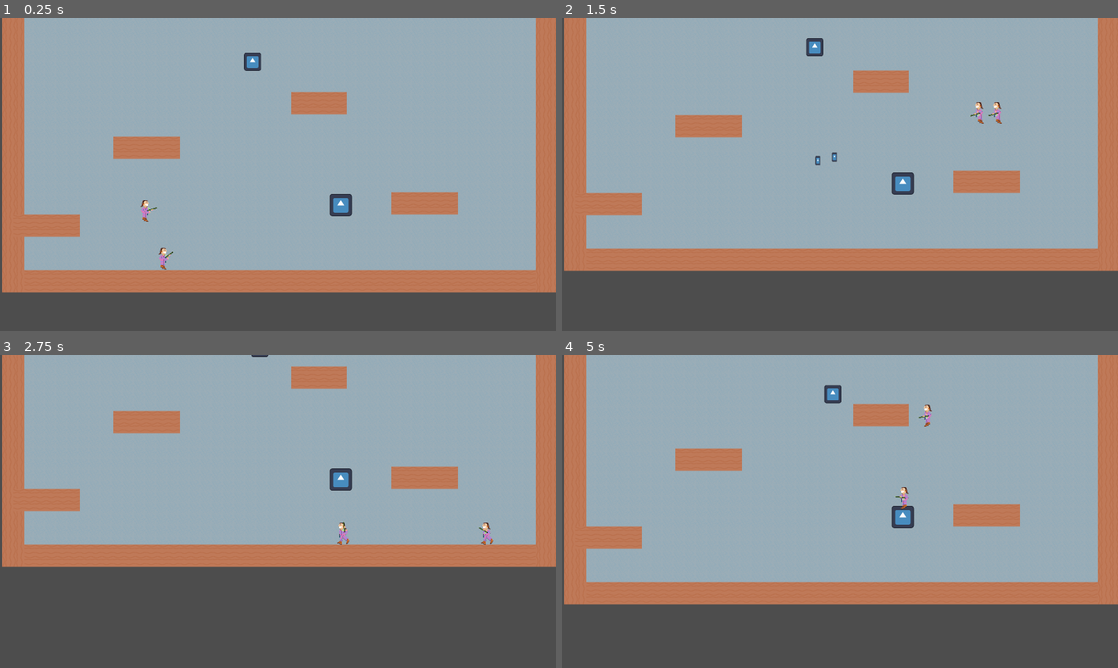
Above: before the commit, frames 1-4 (two rows, left to right).
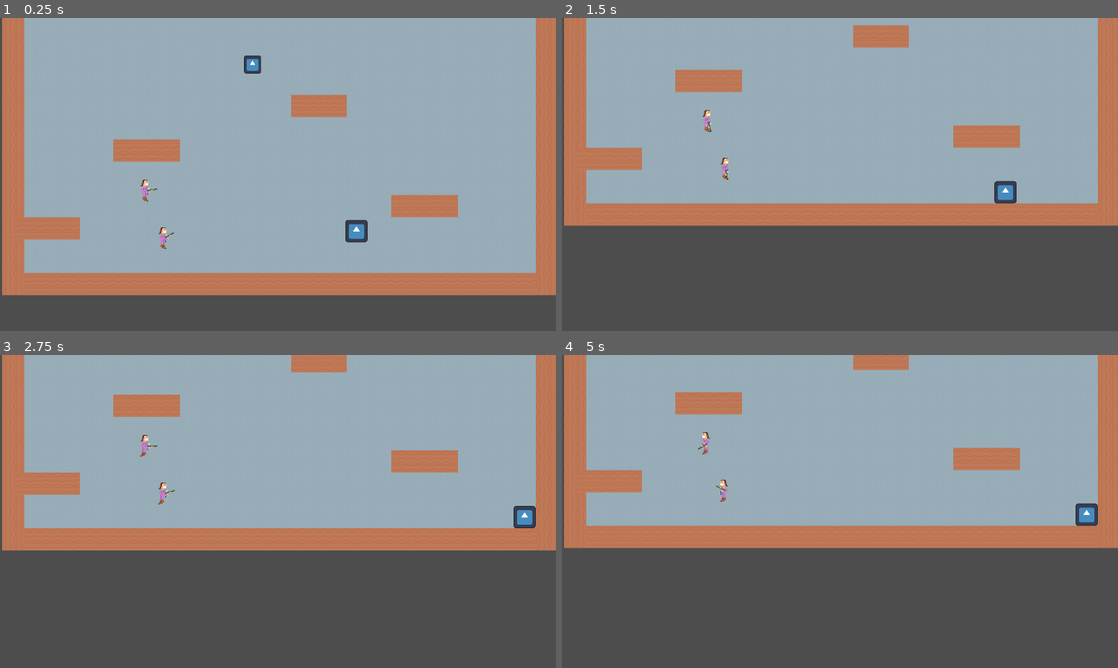
Above: after the commit, the same moments.

Repository: deruitda/ludum-dare-56
Game: Godot game, scene res://andrew_scene.tscn
Two runs of this game, one before a commit and one after it. Both use one fixed random seed, a clock stepped at 60 frames per second and the inputs below. This scene is started directly instead of the project's main scene. The engine's default icon, where the game draws it, is replaced by a stand-in: a white triangle on a blue panel in a dark square.
Inputs (mouse positions are in pixels of both pictures, inside the frame that each line leads up to):
- Up to frame 1 (0.25 s): no input
- Up to frame 2 (1.5 s): move the mouse to (962, 158) at 0.52 s; hold D (move_right) from 0.53 s (still down); click (962, 158) at 0.6 s; tap Space (jump) at 0.77 s; move the mouse to (728, 190) at 1.27 s; click (728, 190) at 1.35 s
- Up to frame 3 (2.75 s): tap Space (jump) at 1.52 s; move the mouse to (333, 442) at 2.02 s; release D (move_right) at 2.03 s; hold A (move_left) from 2.03 s (still down); click (333, 442) at 2.1 s
- Up to frame 4 (5 s): move the mouse to (812, 574) at 2.77 s; release A (move_left) at 2.78 s; hold D (move_right) 2.78-4.28 s; click (812, 574) at 2.85 s; tap Space (jump) at 3.02, 3.77, 4.52 s; move the mouse to (1006, 558) at 3.52 s; click (1006, 558) at 3.6 s; move the mouse to (673, 464) at 4.27 s; hold A (move_left) from 4.28 s (still down); click (673, 464) at 4.35 s

The runs differ from the first frame. In frame 1, 4.1% of the frame differs, in the area x 0-100%, y 11-89%; in frame 2, 28%; in frame 3, 16%; in frame 4, 30%, in the area x 0-100%, y 0-80%.
Error before the commit: Parse Error: Too few arguments for "apply_run()" call. Expected at least 2 but received 1. (res://scenes/enemies/termite_larvae.gd:27)
Error after the commit: Invalid call. Nonexistent function 'do_move' in base 'Node (VelocityComponent)'. (res://scenes/player/player.gd:104)

Commit message:
adding rigid body and character

Diff:
--- a/scenes/enemies/termite_larvae.gd
+++ b/scenes/enemies/termite_larvae.gd
@@ -24,7 +24,7 @@
 
 	if is_on_wall() and is_on_floor():
 		toggle_current_direction()
-	velocity_component.apply_run(current_direction)
+	velocity_component.apply_run(current_direction, delta)
 	velocity_component.do_character_move(self)
 
 	pass
--- a/scenes/entity_composition/velocity_component.gd
+++ b/scenes/entity_composition/velocity_component.gd
@@ -62,8 +62,9 @@
 	character_body.velocity = velocity
 	character_body.move_and_slide()
 
-func do_area_move(area: Area2D):
-	area.position = area.position + velocity
+func do_rigid_body_move(rigid_body: RigidBody2D):
+	rigid_body.velocity = velocity
+	rigid_body.move_and_slide()
 
 func apply_fly(direction: Vector2) -> void:
 	velocity = direction * fly_speed
--- a/scenes/player/player.gd
+++ b/scenes/player/player.gd
@@ -101,7 +101,7 @@
 	elif is_idle:
 		velocity_component.apply_idle(delta)
 
-	velocity_component.do_character_move(self)
+	velocity_component.do_move(self)
 
 
 
--- a/scenes/player/player.tscn
+++ b/scenes/player/player.tscn
@@ -374,6 +374,7 @@
 platform_floor_layers = 4294967294
 platform_wall_layers = 4
 script = ExtResource("1_y4k5w")
+wall_grace_period = null
 lower_body_sprite = NodePath("Body/LowerBody")
 velocity_component = NodePath("VelocityComponent")
 
